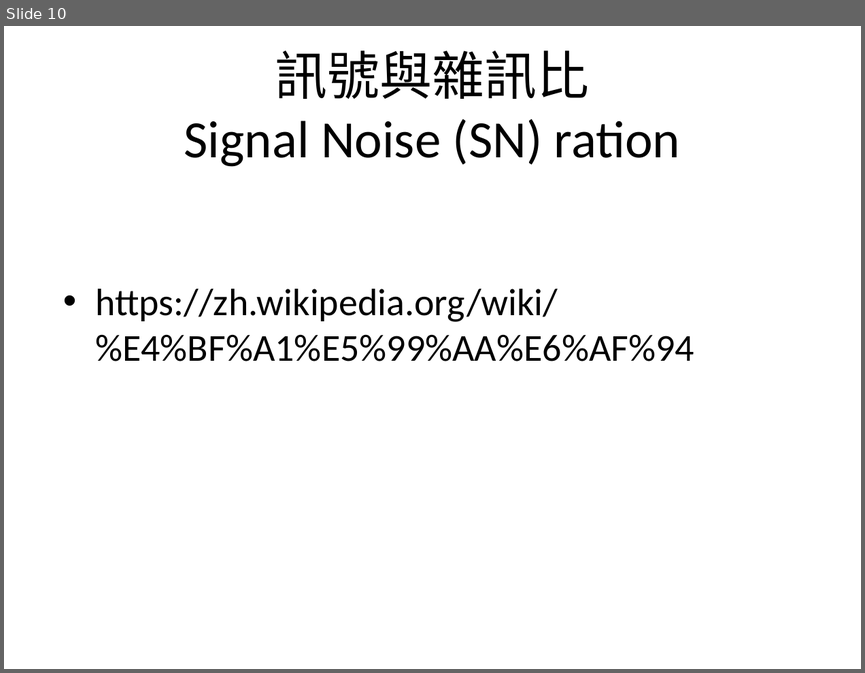
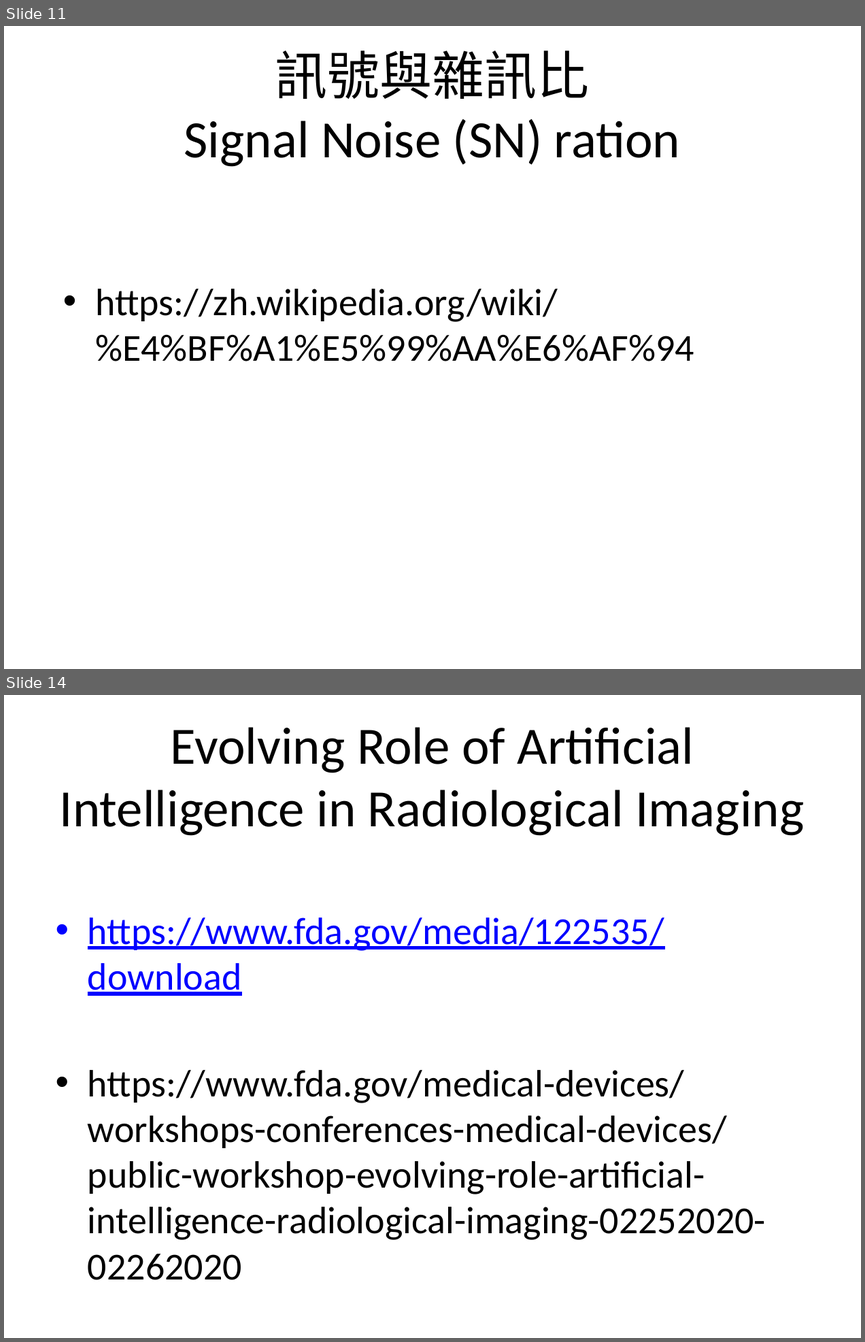
Before and after one commit to mos2718/MICexp, a slide deck: basicDataProcess/S2_AtoD.pptx. Shown one above the other, each under a label of ours: slide 10 before the commit, slides 11 and 14 after it; the slides between them are not shown. The pictures are 865x673 and 865x1342 pixels, drawn with LibreOffice and Linux fonts; fonts in the diff are those of the drawing. Boxes give left, top, right and bottom in pixels: in the first picture for what was removed or moved away, otherwise in the second. Text is boxed around its words. In the diff, an @@ line names an element or a change of style, - is before the commit and + after.

```diff
--- a/basicDataProcess/S2_AtoD.pptx
+++ b/basicDataProcess/S2_AtoD.pptx
@@ slide 14 added at [4, 695, 861, 1338], background #FFFFFF @@
@@ title added at [60, 727, 804, 836], 44 pt, text #000000 @@
+Evolving Role of Artificial Intelligence in Radiological Imaging
@@ text added at [88, 917, 766, 1280], 32 pt, text #000000 @@
+• https://www.fda.gov/media/122535/download
+• https://www.fda.gov/medical-devices/workshops-conferences-medical-devices/public-workshop-evolving-role-artificial-intelligence-radiological-imaging-02252020-02262020
@@ what was slide 10 is now slide 11 @@
```
Also in this commit, not shown: 2 slides changed, 4 other slides added, 2 other files.
